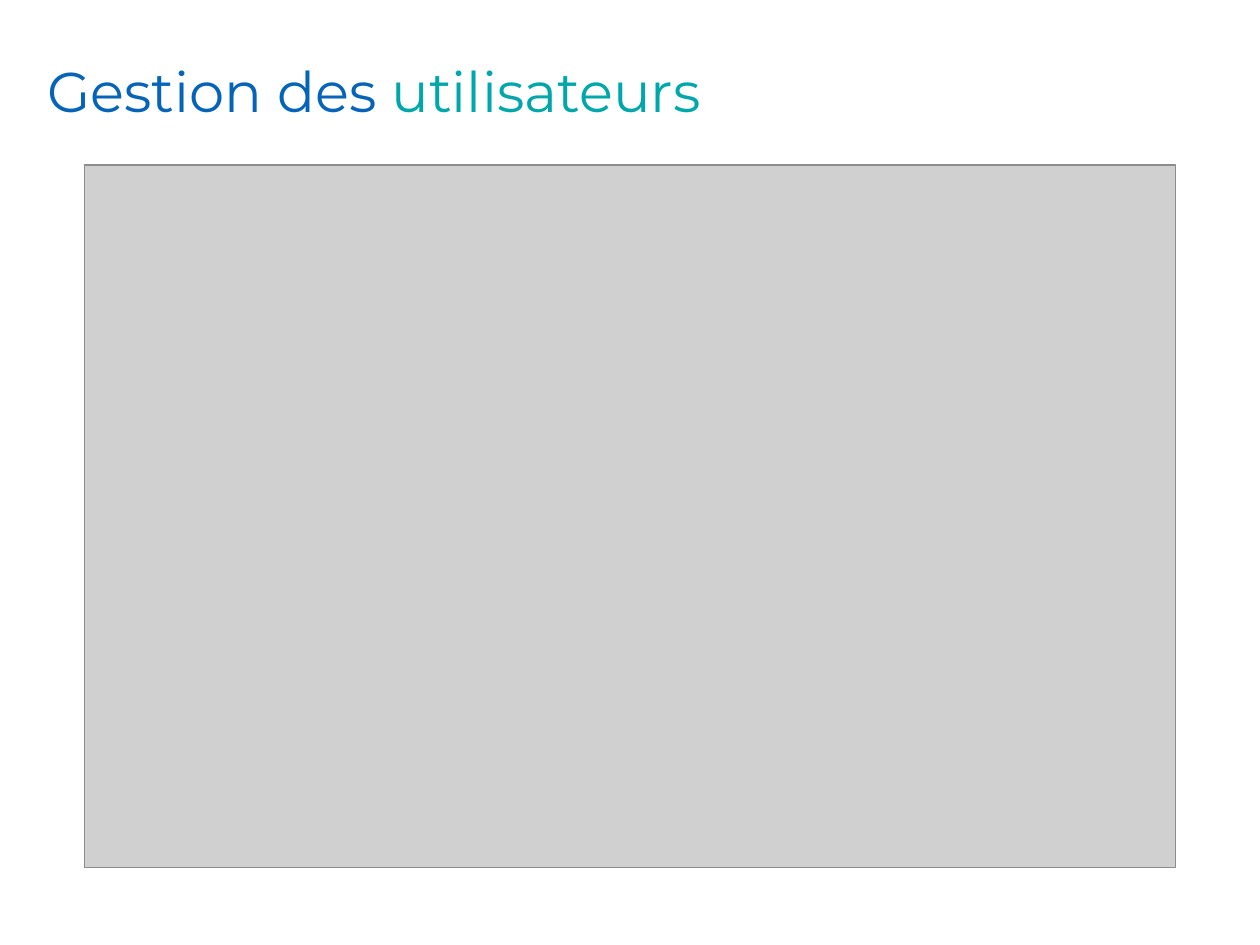
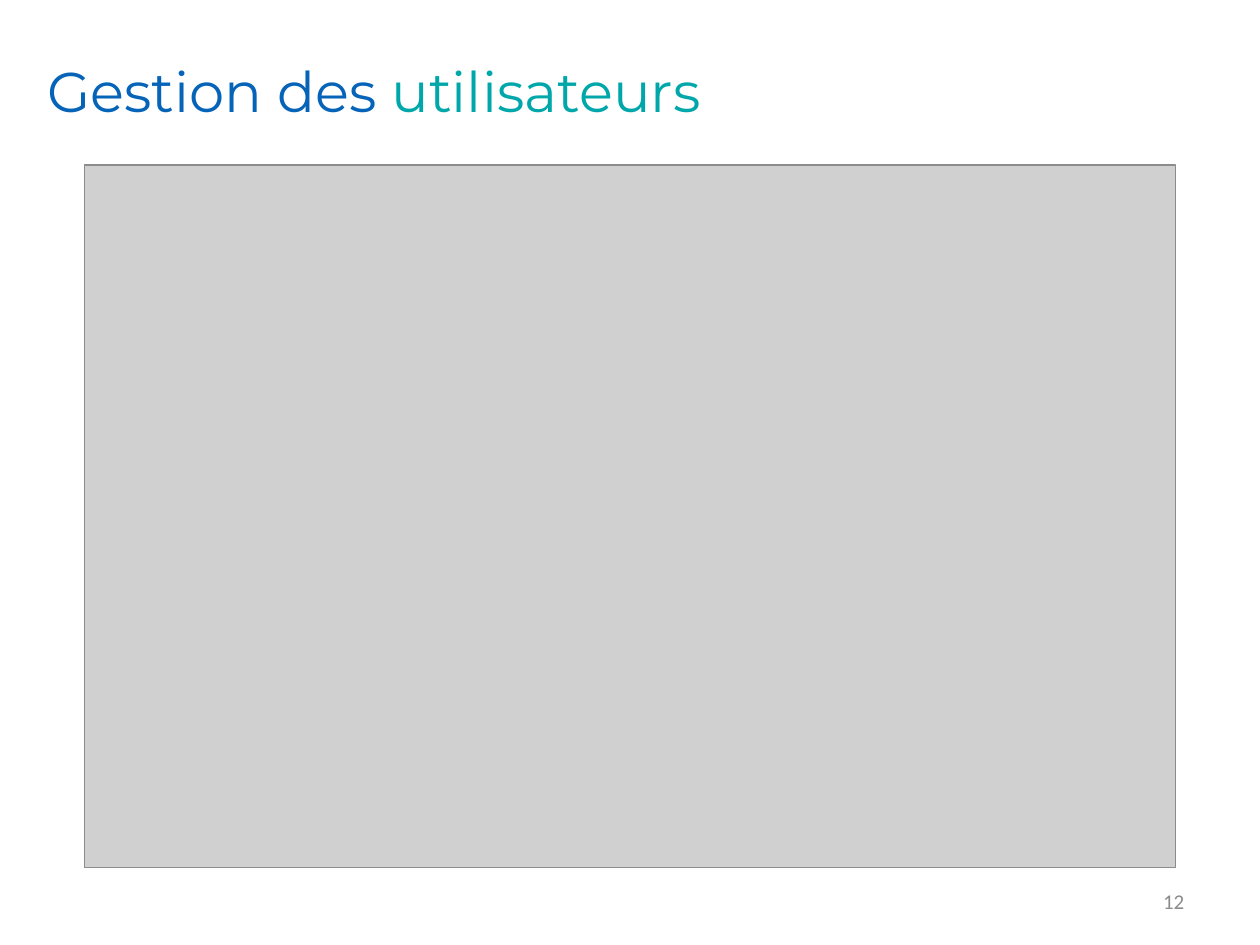
Before and after one commit to Romcol/Gutemberg-rapports, a slide deck: slide 12 of defense/1_project/powerpoint.pptx (slide 14 before the commit). Drawn at 1260x945 pixels with LibreOffice and Linux fonts; fonts in the diff are those of the drawing; grey boxes stand for pictures; background and template pictures are left out. Boxes give left, top, right and bottom in pixels: in the first picture for what was removed or moved away, otherwise in the second. Text is boxed around its words. In the diff, an @@ line names an element or a change of style, - is before the commit and + after.

```diff
--- a/defense/1_project/powerpoint.pptx
+++ b/defense/1_project/powerpoint.pptx
@@ page number added at (x1=1163, y1=895, x2=1184, y2=909), 12 pt, text #8C8C8C @@
+12
```
Also in this commit, not shown: 7 other slides changed, 1 slide added, 2 slides removed.
